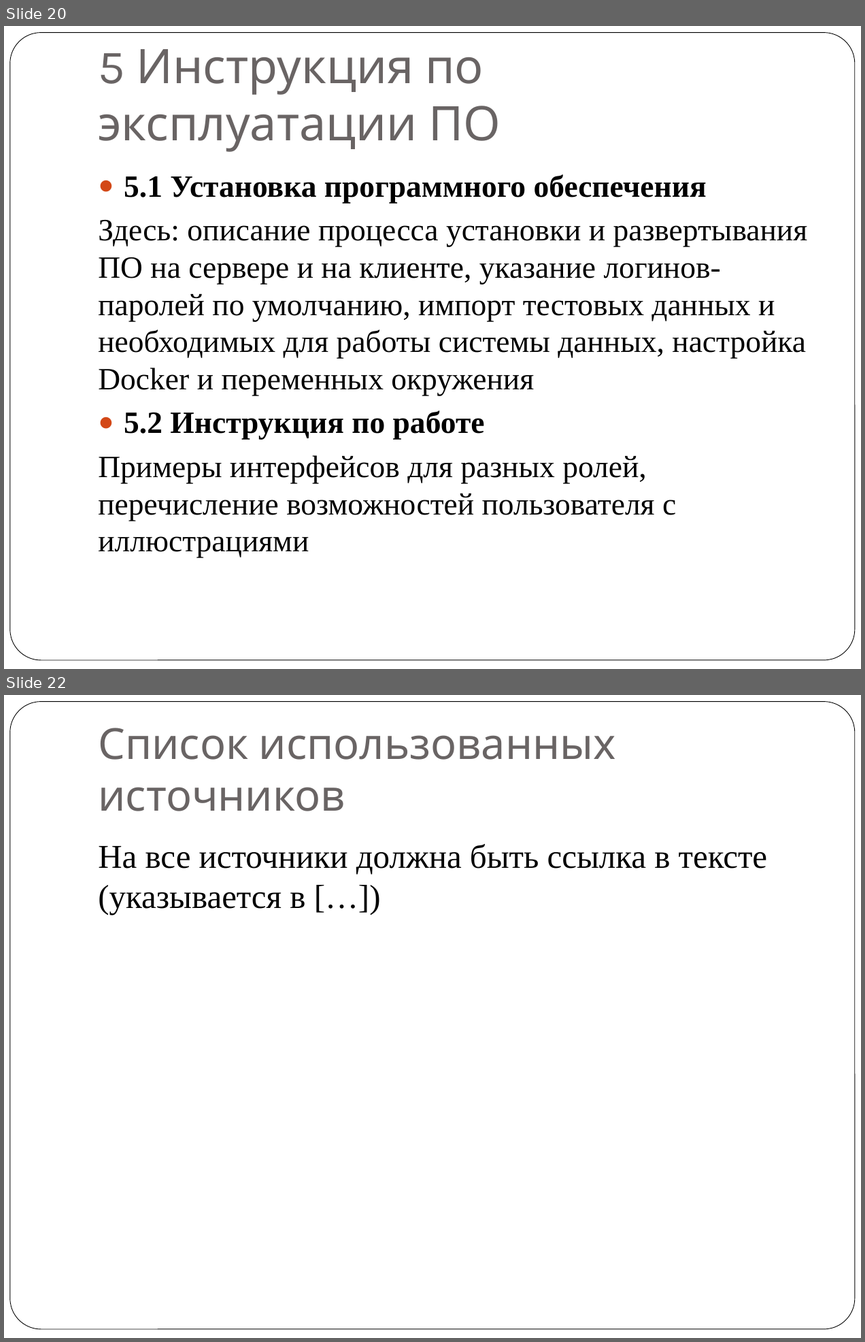
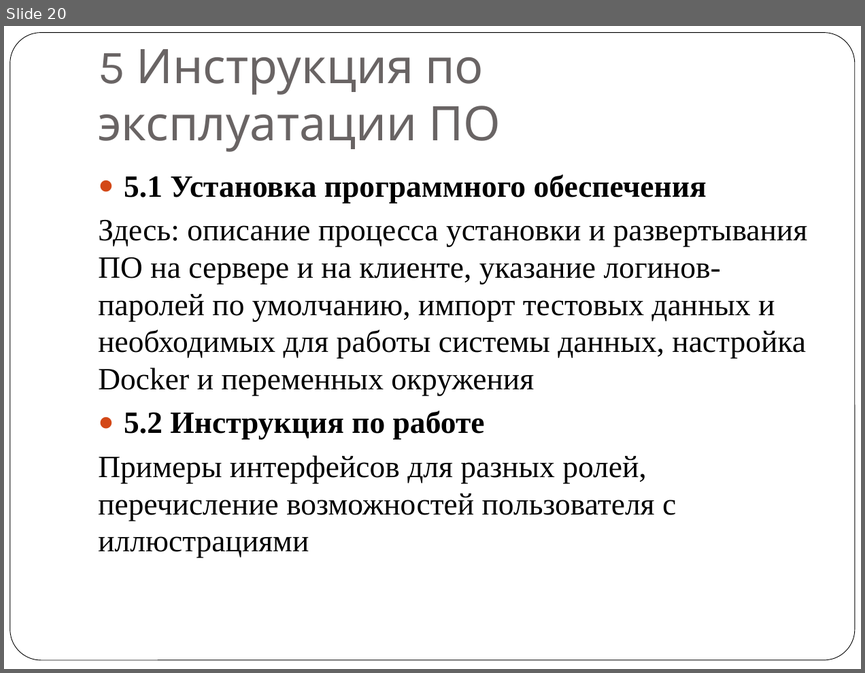
Before and after one commit to kijonne/kyrsovou, a slide deck: Курсовое проектирование 2026.pptx. Shown one above the other, each under a label of ours: slides 20 and 22 before the commit, slide 20 after it; the slides between them are not shown. The pictures are 865x1342 and 865x673 pixels, drawn with LibreOffice and Linux fonts; fonts in the diff are those of the drawing. Boxes give left, top, right and bottom in pixels: in the first picture for what was removed or moved away, otherwise in the second. Text is boxed around its words. In the diff, an @@ line names an element or a change of style, - is before the commit and + after.

```diff
--- a/Курсовое проектирование 2026.pptx
+++ b/Курсовое проектирование 2026.pptx
@@ slide 22 removed at (4, 695, 861, 1338), background #FFFFFF; not listed: 1 template element that a slide beside it also shows @@
@@ title removed at (98, 728, 616, 811) @@
-Список использованных источников
@@ text removed at (98, 844, 767, 915) @@
-На все источники должна быть ссылка в тексте (указывается в […])
```
Also in this commit, not shown: 5 slides changed, 2 other files.
